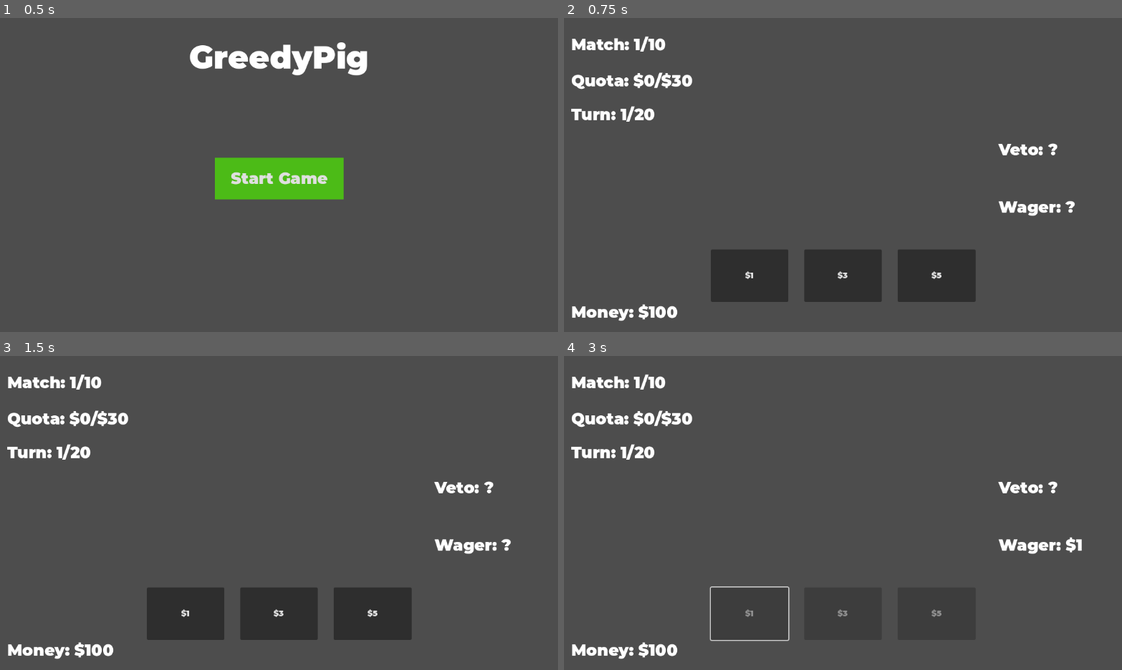
Above: before the commit, frames 1-4 (two rows, left to right).
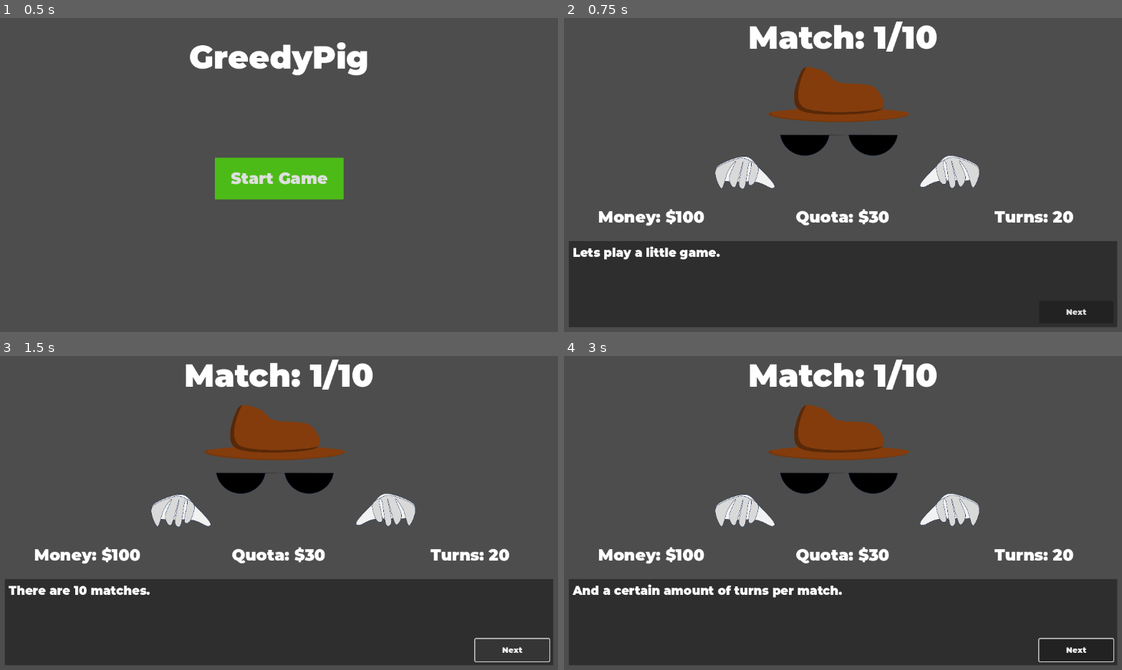
Above: after the commit, the same moments.

Repository: DauntingOcean44/Greedy-Pig
Game: Godot game, scene res://main.tscn
The game is run twice, just before and just after one commit, with the same random seed, the same clock (stepped at 60 frames per second) and the same inputs.
Inputs (mouse positions are in pixels of both pictures, inside the frame that each line leads up to):
- Up to frame 1 (0.5 s): no input
- Up to frame 2 (0.75 s): click "Start Game" at 0.5 s
- Up to frame 3 (1.5 s): click (513, 651) at 1.25 s, where only the run after the commit has a clickable "Next"
- Up to frame 4 (3 s): click (1077, 651) at 2 s, where only the run after the commit has a clickable "Next"; click (748, 613) at 2.75 s, where only the run before the commit has a clickable "$1"

Frame 1 is identical in both runs. In frame 2, 29% of the frame differs, in the area x 0-100%, y 1-99%; in frame 3, 28%; in frame 4, 29%.

Commit message:
Added Context HUD
Allows for the creation of interactive text & button pressing. Adds context & lore to the game. Also added the dealer into the game's UI. Added color flashing to certain UI elements.

Diff:
--- a/control_hud.tscn
+++ b/control_hud.tscn
@@ -1,7 +1,8 @@
-[gd_scene load_steps=3 format=3 uid="uid://6sov6s6wmkpg"]
+[gd_scene load_steps=4 format=3 uid="uid://6sov6s6wmkpg"]
 
 [ext_resource type="FontFile" uid="uid://bgbd6ubd40cnv" path="res://fonts/MontserratBlack-3zOvZ.ttf" id="1_g0j3m"]
 [ext_resource type="Script" path="res://control_hud.gd" id="1_rc8pt"]
+[ext_resource type="PackedScene" uid="uid://dp0ep7qbl104n" path="res://dealer.tscn" id="3_m4jfn"]
 
 [node name="ControlHUD" type="CanvasLayer"]
 script = ExtResource("1_rc8pt")
@@ -140,6 +141,28 @@
 theme_override_font_sizes/font_size = 32
 text = "Wager: ?"
 
+[node name="DealerLayer" type="CanvasLayer" parent="."]
+layer = -3
+
+[node name="Control" type="Control" parent="DealerLayer"]
+layout_mode = 3
+anchors_preset = 15
+anchor_right = 1.0
+anchor_bottom = 1.0
+grow_horizontal = 2
+grow_vertical = 2
+
+[node name="CenterContainer" type="CenterContainer" parent="DealerLayer/Control"]
+layout_mode = 1
+anchors_preset = 15
+anchor_right = 1.0
+anchor_bottom = 1.0
+grow_horizontal = 2
+grow_vertical = 2
+
+[node name="Dealer" parent="DealerLayer/Control/CenterContainer" instance=ExtResource("3_m4jfn")]
+layout_mode = 2
+
 [connection signal="button_up" from="Control/WagerContainer/WagerA" to="." method="_on_wager_a_button_up"]
 [connection signal="button_up" from="Control/WagerContainer/WagerB" to="." method="_on_wager_b_button_up"]
 [connection signal="button_up" from="Control/WagerContainer/WagerC" to="." method="_on_wager_c_button_up"]
--- a/dealer.tscn
+++ b/dealer.tscn
@@ -1,42 +1,19 @@
-[gd_scene load_steps=5 format=3 uid="uid://kyo183dtksp2"]
+[gd_scene load_steps=2 format=3 uid="uid://dp0ep7qbl104n"]
 
-[ext_resource type="Texture2D" uid="uid://c1uky1euvdej0" path="res://sprites/dealer/fedora.png" id="1_6272y"]
-[ext_resource type="Texture2D" uid="uid://bf61e3abx3eq1" path="res://sprites/dealer/glasses.png" id="2_2ofsv"]
-[ext_resource type="Texture2D" uid="uid://bl5ftebve047c" path="res://sprites/dealer/left_hand_closed.png" id="3_0u41b"]
-[ext_resource type="Texture2D" uid="uid://mftwfinsumdj" path="res://sprites/dealer/right_hand_closed.png" id="4_x3fxc"]
+[ext_resource type="Texture2D" uid="uid://bmj1jktub48yj" path="res://sprites/dealer/IdleAnimatedDealer/idle1.png" id="1_voy8o"]
 
-[node name="Dealer" type="Node2D"]
+[node name="Dealer" type="Control"]
+layout_mode = 3
+anchors_preset = 15
+anchor_right = 1.0
+anchor_bottom = 1.0
+offset_right = -1152.0
+offset_bottom = -642.0
+grow_horizontal = 2
+grow_vertical = 2
 
-[node name="Fedora" type="Marker2D" parent="."]
-position = Vector2(587, 315)
-metadata/_edit_group_ = true
-
-[node name="Sprite2D" type="Sprite2D" parent="Fedora"]
-position = Vector2(-2, -3)
-scale = Vector2(0.272251, 0.272251)
-texture = ExtResource("1_6272y")
-
-[node name="Glasses" type="Marker2D" parent="."]
-position = Vector2(591, 388)
-
-[node name="Sprite2D" type="Sprite2D" parent="Glasses"]
-scale = Vector2(0.30137, 0.30137)
-texture = ExtResource("2_2ofsv")
-
-[node name="LeftHand" type="Marker2D" parent="."]
-position = Vector2(751, 431)
-metadata/_edit_group_ = true
-
-[node name="Sprite2D" type="Sprite2D" parent="LeftHand"]
-position = Vector2(1.52588e-05, 4)
-scale = Vector2(0.212555, 0.212555)
-texture = ExtResource("3_0u41b")
-
-[node name="RightHand" type="Marker2D" parent="."]
-position = Vector2(435, 436)
-metadata/_edit_group_ = true
-
-[node name="Sprite2D" type="Sprite2D" parent="RightHand"]
-position = Vector2(0, 1.52588e-05)
-scale = Vector2(0.209251, 0.209251)
-texture = ExtResource("4_x3fxc")
+[node name="Sprite2D" type="Sprite2D" parent="."]
+z_index = -3
+position = Vector2(2, 5.00006)
+scale = Vector2(0.291111, 0.291111)
+texture = ExtResource("1_voy8o")
--- a/main.gd
+++ b/main.gd
@@ -14,6 +14,9 @@
 
 #Indexes 0, 2, and 4 represent the wager, while 1, 3, 5 represent the amount
 var vetoArray = [0, 0, 0, 0, 0, 0]
+
+var contextCurr
+var contextArray = []
 
 #Saved values of each wager per match
 var wagerA
@@ -54,7 +57,9 @@
 		#First value is the wager, second value is the number of that wager
 		"VetoA": [1, 0],
 		"VetoB": [3, 7],
-		"VetoC": [5, 13]
+		"VetoC": [5, 13],
+
+		"Context": ["Lets play a little game.", "There are " + str(matchMax) + " matches.", "And a certain amount of turns per match.", "Each Match has a quota. If you fall short, you pay out of pocket to cover the difference. If you exceed the quota, I add that money to your account.", "That quota can be reached by choosing a wager.", "Successful wagers are added to the quota.", "Vetoed wagers are not.", "Whenever you choose a wager, I choose a veto. Neither of us will know what the other picked.", "It's all chance\n...Predictable chance.", "I have a fixed amount of vetoes to choose from. In my hat, of course.", "Everytime I choose a veto, it gets used once, and then discarded. Take that as you will.", "Veto OUTCOMES:\n$5 Vetoes | x13\n$3 Vetoes | x7"]
 	},
 	"Match2": {
 		"Quota": 33,
@@ -67,7 +72,9 @@
 		#First value is the wager, second value is the number of that wager
 		"VetoA": [2, 3],
 		"VetoB": [3, 6],
-		"VetoC": [4, 9]
+		"VetoC": [4, 9],
+
+		"Context": ["It's only going to get more challenging from here.", "Veto OUTCOMES:\n$5 Vetoes | x13\n$3 Vetoes | x6\n$4 Vetoes | x9"]
 	}
 }
 
@@ -78,7 +85,6 @@
 	var currIndex = 0
 	var vetoData
 
-	print ("weight: " + str(totalWeight))
 	if totalWeight <= 0:
 		return "No more vetoes"
 
@@ -86,7 +92,6 @@
 	if currIndex >= randomIndex:
 		vetoData = vetoArray[0]
 		array[1] -= 1
-		print ("Veto A Chosen")
 		return vetoData
 
 
@@ -94,14 +99,12 @@
 	if currIndex >= randomIndex:
 		vetoData = vetoArray[2]
 		array[3] -= 1
-		print ("Veto B Chosen")
 		return vetoData
 
 	currIndex += vetoArray[5]
 	if currIndex >= randomIndex:
 		vetoData = vetoArray[4]
 		array[5] -= 1
-		print ("Veto C Chosen")
 		return vetoData
 
 
@@ -110,6 +113,8 @@
 func _menu_screen():
 	$MenuHUD.show()
 	$ControlHUD.hide()
+	$ControlHUD/DealerLayer.hide()
+	$TransitionHUD.hide()
 	matchCurr = 0
 	turnCurr = 0
 	gameState = 0
@@ -119,7 +124,8 @@
 func _instance_game():
 	gameState = 1
 	$MenuHUD.hide()
-	$ControlHUD.show()
+	$TransitionHUD.show()
+	_update_context_display()
 	print("WORKS!")
 
 
@@ -140,6 +146,11 @@
 	quotaMax = dictCurr["Quota"]
 	turnMax = dictCurr["Turns"]
 
+	contextCurr = 0
+	contextArray.clear()
+	for i in range(dictCurr["Context"].size()):
+		contextArray.append(dictCurr["Context"][i])
+		print (contextArray[i])
 
 	get_node("ControlHUD")._assign_wagers(wagerA, wagerB, wagerC)
 
@@ -154,11 +165,42 @@
 	get_node("ControlHUD/Control/CommitTable/VetoChoice").text = "Veto: "
 
 
+func _update_context_display():
+	get_node("TransitionHUD/Control/VBoxContainer/MatchLabel").text = "Match: " + str(matchCurr) + "/" + str(matchMax)
+	get_node("TransitionHUD/Control/VBoxContainer/HBoxContainer/MoneyLabel").text = "Money: $" + str(bankCurr)
+	get_node("TransitionHUD/Control/VBoxContainer/HBoxContainer/QuotaLabel").text = "Quota: $" + str(quotaMax)
+	get_node("TransitionHUD/Control/VBoxContainer/HBoxContainer/TurnLabel").text = "Turns: " + str(turnMax)
+
+	#Button
+	if contextCurr != contextArray.size() - 1:
+		get_node("TransitionHUD/Control/VBoxContainer/PanelContainer/Panel/StartMatchButton").text = "Next"
+	else:
+		get_node("TransitionHUD/Control/VBoxContainer/PanelContainer/Panel/StartMatchButton").text = "Start Match"
+
+
+	#Text
+	get_node("TransitionHUD/Control/VBoxContainer/PanelContainer/Panel/MatchContext").text = contextArray[contextCurr]
+
+
+
 func _cast_wager(amount):
 	get_node("ControlHUD/Control/CommitTable/WagerChoice").text = "Wager: $" + str(amount)
 	chosenWager = amount
 	$VetoDelay.start()
 
+func _press_match_button():
+	contextCurr += 1
+	print("Curr: " + str(contextCurr))
+	print("Size: " + str(contextArray.size()))
+	#Start match when all text is read
+	if contextCurr == contextArray.size():
+		$ControlHUD.show()
+		$ControlHUD/DealerLayer.show()
+		$TransitionHUD.hide()
+	else:
+		_update_context_display()
+
+
 func _cast_veto(returnedVeto):
 	get_node("ControlHUD/Control/CommitTable/VetoChoice").text = "Veto: $" + str(returnedVeto)
 	chosenVeto = returnedVeto
@@ -177,10 +219,26 @@
 
 func _on_compare_delay_timeout():
 	if chosenVeto == chosenWager:
+
+		#Color effect
+		var tween = get_tree().create_tween()
+		var sprite = $ControlHUD/Control/CommitTable/Outcome
+		tween.tween_property(sprite, "modulate", Color.CRIMSON, 0)
+		tween.tween_property(sprite, "modulate", Color.WHITE, 0.5)
 		get_node("ControlHUD/Control/CommitTable/Outcome").text = "Fail"
 	else:
+		var tween2 = get_tree().create_tween()
+		var sprite2 = $ControlHUD/Control/CommitTable/Outcome
+		tween2.tween_property(sprite2, "modulate", Color.PALE_GREEN, 0)
+		tween2.tween_property(sprite2, "modulate", Color.WHITE, 0.5)
 		get_node("ControlHUD/Control/CommitTable/Outcome").text = "Success"
 		quotaCurr += chosenWager
+
+		#Color effect
+		var tween = get_tree().create_tween()
+		var sprite = $ControlHUD/Control/QuotaLabel
+		tween.tween_property(sprite, "modulate", Color.PALE_GREEN, 0)
+		tween.tween_property(sprite, "modulate", Color.WHITE, 0.5)
 	$RoundDelay.start()
 
 
@@ -190,6 +248,11 @@
 		bankCurr += quotaCurr - quotaMax
 		matchCurr += 1
 		_next_match(gameDict["Match" + str(matchCurr)])
+		_update_context_display()
+		$ControlHUD.hide()
+		$ControlHUD/DealerLayer.hide()
+		$ControlHUD/DealerLayer.hide()
+		$TransitionHUD.show()
 
 
 	get_node("ControlHUD/Control/WagerContainer/WagerA").disabled = false
--- a/main.tscn
+++ b/main.tscn
@@ -1,15 +1,18 @@
-[gd_scene load_steps=4 format=3 uid="uid://d3g37xxkadgc0"]
+[gd_scene load_steps=5 format=3 uid="uid://d3g37xxkadgc0"]
 
 [ext_resource type="Script" path="res://main.gd" id="1_bwmqv"]
 [ext_resource type="PackedScene" uid="uid://cxy65habuu3ao" path="res://menu_hud.tscn" id="3_l7vqe"]
 [ext_resource type="PackedScene" uid="uid://6sov6s6wmkpg" path="res://control_hud.tscn" id="4_20nyb"]
+[ext_resource type="PackedScene" uid="uid://bs651cyp6qndu" path="res://transition_hud.tscn" id="4_egx5f"]
 
-[node name="Main" type="Node" groups=["start_game", "wager_amount"]]
+[node name="Main" type="Node" groups=["match_button", "start_game", "wager_amount"]]
 script = ExtResource("1_bwmqv")
 
 [node name="MenuHUD" parent="." instance=ExtResource("3_l7vqe")]
 
 [node name="ControlHUD" parent="." instance=ExtResource("4_20nyb")]
+
+[node name="TransitionHUD" parent="." instance=ExtResource("4_egx5f")]
 
 [node name="VetoDelay" type="Timer" parent="."]
 one_shot = true
--- a/project.godot
+++ b/project.godot
@@ -20,6 +20,7 @@
 start_game="Will activate when the ready button is pressed."
 wager_amount="The player's chosen wager."
 wager_button="Used to toggle buttons on & off"
+match_button=""
 
 [gui]
 
--- /dev/null
+++ b/themes/panel_1.tres
@@ -0,0 +1,11 @@
+[gd_resource type="Theme" load_steps=2 format=3 uid="uid://y2bngix42cpl"]
+
+[sub_resource type="StyleBoxFlat" id="StyleBoxFlat_kwbj0"]
+bg_color = Color(0.180005, 0.180005, 0.180005, 1)
+expand_margin_left = 8.0
+expand_margin_top = 8.0
+expand_margin_right = 8.0
+expand_margin_bottom = 8.0
+
+[resource]
+Panel/styles/panel = SubResource("StyleBoxFlat_kwbj0")
--- /dev/null
+++ b/themes/panel_container_1.tres
@@ -0,0 +1,11 @@
+[gd_resource type="Theme" load_steps=2 format=3 uid="uid://57xve3qt6bkm"]
+
+[sub_resource type="StyleBoxFlat" id="StyleBoxFlat_4ood4"]
+content_margin_left = 32.0
+content_margin_top = 32.0
+content_margin_right = 32.0
+content_margin_bottom = 32.0
+bg_color = Color(0.6, 0.6, 0.6, 0)
+
+[resource]
+PanelContainer/styles/panel = SubResource("StyleBoxFlat_4ood4")
--- /dev/null
+++ b/transition_hud.gd
@@ -0,0 +1,15 @@
+extends CanvasLayer
+
+
+# Called when the node enters the scene tree for the first time.
+func _ready() -> void:
+	pass # Replace with function body.
+
+
+# Called every frame. 'delta' is the elapsed time since the previous frame.
+func _process(delta: float) -> void:
+	pass
+
+
+func _on_start_match_button_button_up() -> void:
+	get_tree().call_group("match_button", "_press_match_button")
--- /dev/null
+++ b/transition_hud.tscn
@@ -0,0 +1,111 @@
+[gd_scene load_steps=6 format=3 uid="uid://bs651cyp6qndu"]
+
+[ext_resource type="FontFile" uid="uid://bgbd6ubd40cnv" path="res://fonts/MontserratBlack-3zOvZ.ttf" id="1_4exvk"]
+[ext_resource type="Script" path="res://transition_hud.gd" id="1_smgfj"]
+[ext_resource type="PackedScene" uid="uid://dp0ep7qbl104n" path="res://dealer.tscn" id="2_1tyf3"]
+[ext_resource type="Theme" uid="uid://57xve3qt6bkm" path="res://themes/panel_container_1.tres" id="3_cg8uf"]
+[ext_resource type="Theme" uid="uid://y2bngix42cpl" path="res://themes/panel_1.tres" id="4_e82ua"]
+
+[node name="TransitionHUD" type="CanvasLayer"]
+script = ExtResource("1_smgfj")
+
+[node name="Control" type="Control" parent="."]
+layout_mode = 3
+anchors_preset = 15
+anchor_right = 1.0
+anchor_bottom = 1.0
+grow_horizontal = 2
+grow_vertical = 2
+size_flags_horizontal = 4
+size_flags_vertical = 4
+
+[node name="VBoxContainer" type="VBoxContainer" parent="Control"]
+layout_mode = 1
+anchors_preset = 15
+anchor_right = 1.0
+anchor_bottom = 1.0
+grow_horizontal = 2
+grow_vertical = 2
+
+[node name="MatchLabel" type="Label" parent="Control/VBoxContainer"]
+layout_mode = 2
+theme_override_fonts/font = ExtResource("1_4exvk")
+theme_override_font_sizes/font_size = 64
+text = "Match 1"
+horizontal_alignment = 1
+vertical_alignment = 1
+
+[node name="DealerContainer" type="CenterContainer" parent="Control/VBoxContainer"]
+layout_mode = 2
+size_flags_vertical = 3
+
+[node name="Dealer" parent="Control/VBoxContainer/DealerContainer" instance=ExtResource("2_1tyf3")]
+layout_mode = 2
+
+[node name="HBoxContainer" type="HBoxContainer" parent="Control/VBoxContainer"]
+layout_mode = 2
+
+[node name="MoneyLabel" type="Label" parent="Control/VBoxContainer/HBoxContainer"]
+layout_mode = 2
+size_flags_horizontal = 3
+theme_override_font_sizes/font_size = 32
+text = "Money: $20"
+horizontal_alignment = 1
+vertical_alignment = 1
+
+[node name="QuotaLabel" type="Label" parent="Control/VBoxContainer/HBoxContainer"]
+layout_mode = 2
+size_flags_horizontal = 3
+theme_override_font_sizes/font_size = 32
+text = "Quota: $30
+"
+horizontal_alignment = 1
+vertical_alignment = 1
+
+[node name="TurnLabel" type="Label" parent="Control/VBoxContainer/HBoxContainer"]
+layout_mode = 2
+size_flags_horizontal = 3
+theme_override_font_sizes/font_size = 32
+text = "Turns: 20"
+horizontal_alignment = 1
+vertical_alignment = 1
+
+[node name="PanelContainer" type="PanelContainer" parent="Control/VBoxContainer"]
+layout_mode = 2
+size_flags_vertical = 3
+size_flags_stretch_ratio = 0.75
+theme = ExtResource("3_cg8uf")
+
+[node name="Panel" type="Panel" parent="Control/VBoxContainer/PanelContainer"]
+layout_mode = 2
+size_flags_horizontal = 3
+size_flags_vertical = 3
+theme = ExtResource("4_e82ua")
+
+[node name="MatchContext" type="RichTextLabel" parent="Control/VBoxContainer/PanelContainer/Panel"]
+layout_mode = 1
+anchors_preset = 15
+anchor_right = 1.0
+anchor_bottom = 1.0
+grow_horizontal = 2
+grow_vertical = 2
+size_flags_vertical = 3
+size_flags_stretch_ratio = 0.75
+theme = ExtResource("3_cg8uf")
+theme_override_font_sizes/normal_font_size = 24
+text = "Bleh bleh bleh, blah blah blah, bleu bleu bleu dawojaopdjaw opdawopdj awopdj djawopawj wjaop awjdop AWOD AJAWDJAWOPDJ AWOPD JAWOPD AWJDOPAWJDJOPJPPJPAOWDJAWOP DJAWOPDJ AWOPDAWJD JAWOPDAWJPOAWJPawpodjawop djwop awjdopawjd awopdjawop djawOPdjPAJWAJDAOPD"
+
+[node name="StartMatchButton" type="Button" parent="Control/VBoxContainer/PanelContainer/Panel"]
+layout_mode = 1
+anchors_preset = 3
+anchor_left = 1.0
+anchor_top = 1.0
+anchor_right = 1.0
+anchor_bottom = 1.0
+offset_left = -149.0
+offset_top = -45.0
+grow_horizontal = 0
+grow_vertical = 0
+text = "Next"
+
+[connection signal="button_up" from="Control/VBoxContainer/PanelContainer/Panel/StartMatchButton" to="." method="_on_start_match_button_button_up"]
Binary file added: sprites/dealer/IdleAnimatedDealer/idle1.png
Not shown, added: sprites/dealer/IdleAnimatedDealer/idle1.png.import
Binary file added: sprites/dealer/IdleAnimatedDealer/idle10.png
Not shown, added: sprites/dealer/IdleAnimatedDealer/idle10.png.import
Binary file added: sprites/dealer/IdleAnimatedDealer/idle11.png
Not shown, added: sprites/dealer/IdleAnimatedDealer/idle11.png.import
Binary file added: sprites/dealer/IdleAnimatedDealer/idle12.png
Not shown, added: sprites/dealer/IdleAnimatedDealer/idle12.png.import
Binary file added: sprites/dealer/IdleAnimatedDealer/idle13.png
Not shown, added: sprites/dealer/IdleAnimatedDealer/idle13.png.import
Binary file added: sprites/dealer/IdleAnimatedDealer/idle2.png
Not shown, added: sprites/dealer/IdleAnimatedDealer/idle2.png.import
(and 14 more such lines)
